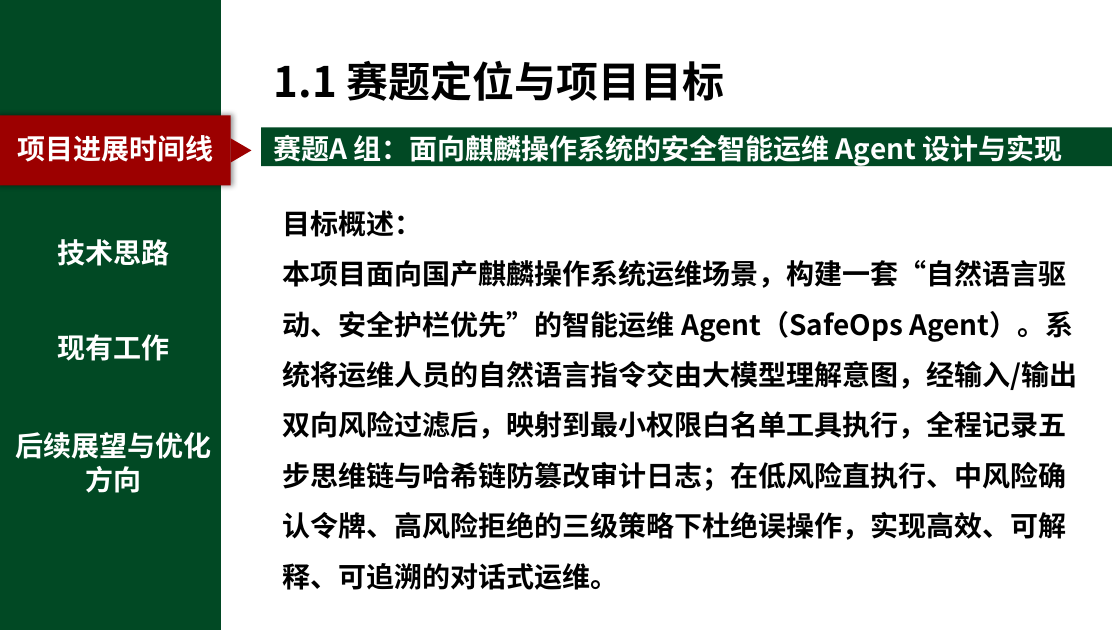
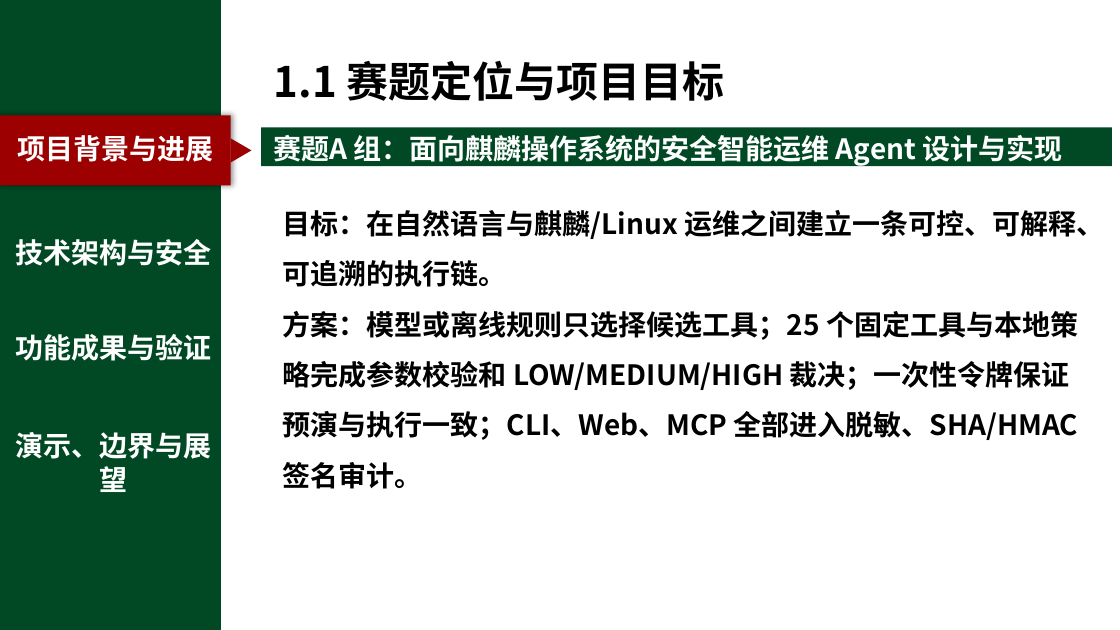
Before and after one commit to chanehwibo/cnsoftbei, a slide deck: slide 3 of SafeOps_答辩演示PPT.pptx. Drawn at 1120x630 pixels with LibreOffice and Linux fonts; fonts in the diff are those of the drawing; background and template pictures are left out. Boxes give left, top, right and bottom in pixels: in the first picture for what was removed or moved away, otherwise in the second. Text is boxed around its words. In the diff, an @@ line names an element or a change of style, - is before the commit and + after.

Commit message:
docs: 同步答辩材料与详细操作指南

```diff
--- a/SafeOps_答辩演示PPT.pptx
+++ b/SafeOps_答辩演示PPT.pptx
@@ text at bbox=[17, 135, 213, 162]: text changed @@
-项目进展时间线
+项目背景与进展
@@ text at bbox=[16, 239, 212, 266]: text changed @@
-技术思路
+技术架构与安全
@@ text at bbox=[283, 210, 1104, 489]: text changed @@
-目标概述：
-本项目面向国产麒麟操作系统运维场景，构建一套“自然语言驱动、安全护栏优先”的智能运维 Agent（SafeOps Agent）。系统将运维人员的自然语言指令交由大模型理解意图，经输入/输出双向风险过滤后，映射到最小权限白名单工具执行，全程记录五步思维链与哈希链防篡改审计日志；在低风险直执行、中风险确认令牌、高风险拒绝的三级策略下杜绝误操作，实现高效、可解释、可追溯的对话式运维。
+目标：在自然语言与麒麟/Linux 运维之间建立一条可控、可解释、可追溯的执行链。
+方案：模型或离线规则只选择候选工具；25 个固定工具与本地策略完成参数校验和 LOW/MEDIUM/HIGH 裁决；一次性令牌保证预演与执行一致；CLI、Web、MCP 全部进入脱敏、SHA/HMAC 签名审计。
@@ text at bbox=[16, 334, 212, 361]: text changed @@
-现有工作
+功能成果与验证
@@ text at bbox=[16, 432, 212, 492]: text changed @@
-后续展望与优化方向
+演示、边界与展望
```
Also in this commit, not shown: 13 other slides changed, 3 other files.
